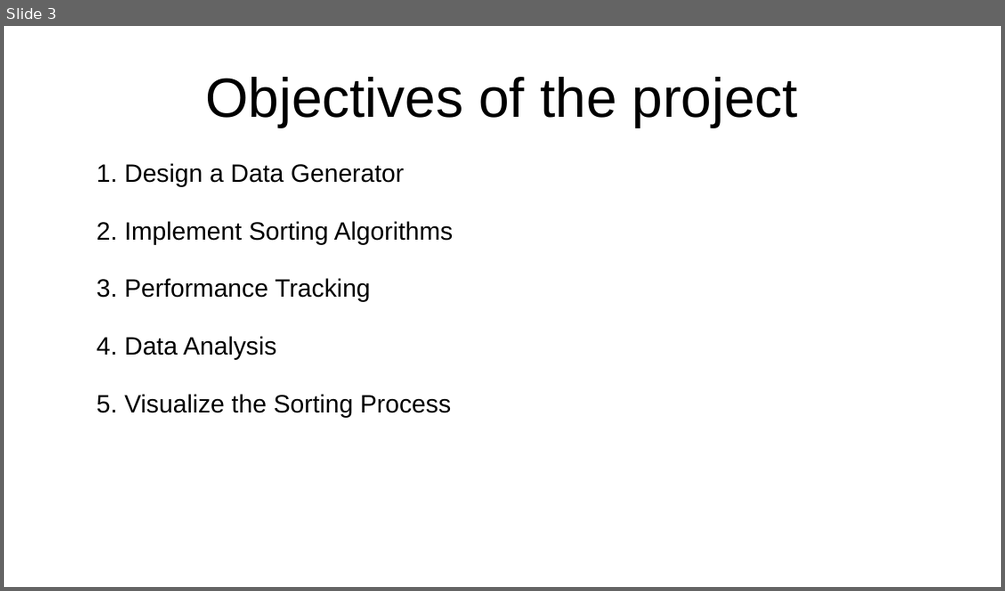
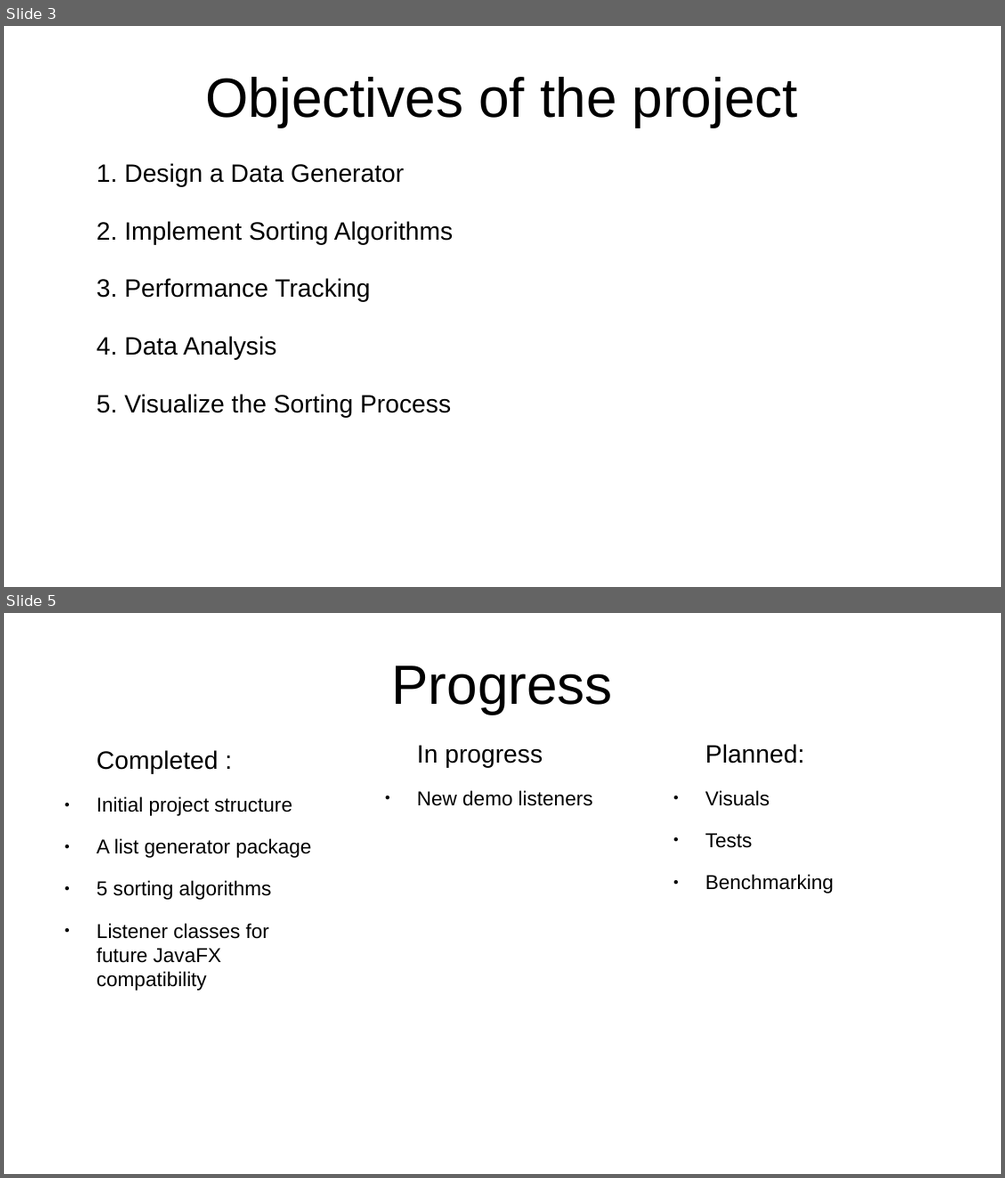
Before and after one commit to tuntuta123/sorting-algorithm-analysis, a slide deck: presentation.odp. Shown one above the other, each under a label of ours: slide 3 before the commit, slides 3 and 5 after it; the slides between them are not shown. The pictures are 1005x591 and 1005x1178 pixels, drawn with LibreOffice and Linux fonts; fonts in the diff are those of the drawing. Boxes give left, top, right and bottom in pixels: in the first picture for what was removed or moved away, otherwise in the second. Text is boxed around its words. In the diff, an @@ line names an element or a change of style, - is before the commit and + after.

```diff
--- a/presentation.odp
+++ b/presentation.odp
@@ slide 5 added at box(4, 613, 1001, 1174), background #FFFFFF @@
@@ title added at box(392, 666, 613, 714), 44 pt, text #000000 @@
+Progress
@@ text added at box(417, 745, 593, 806), 16 pt, text #000000 @@
+In progress
+● New demo listeners
@@ text added at box(97, 750, 311, 990), 16 pt, text #000000 @@
+Completed :
+● Initial project structure
+● A list generator package
+● 5 sorting algorithms
+● Listener classes for future JavaFX compatibility
@@ text added at box(705, 790, 833, 893), 16 pt, text #000000 @@
+Planned:
+● Visuals
+● Tests
+● Benchmarking
```
Also in this commit, not shown: 1 other slide added.
